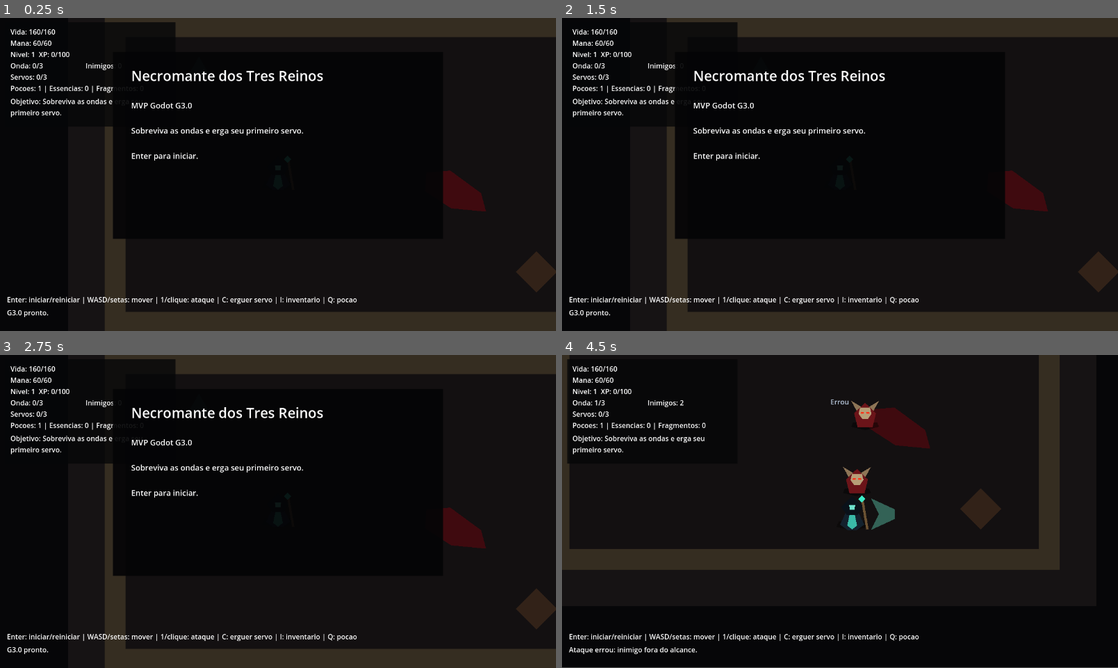
Above: before the commit, frames 1-4 (two rows, left to right).
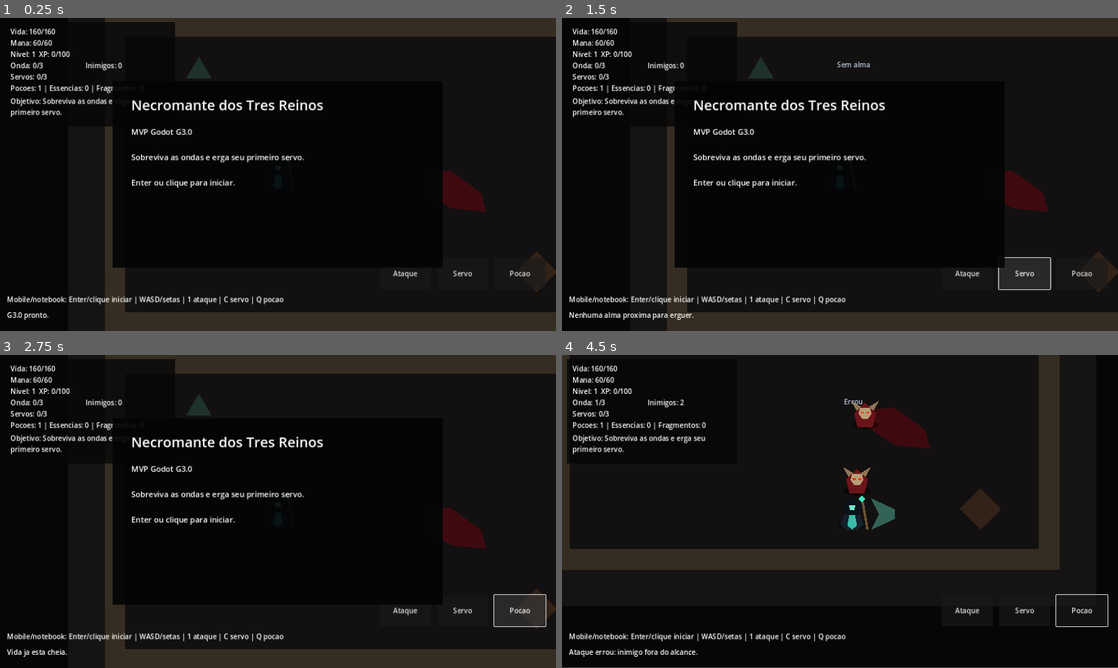
Above: after the commit, the same moments.

Repository: jefbarros/necromante-dos-tres-reinos
Game: Godot game, scene res://scenes/Main.tscn
Two runs of this game, one before a commit and one after it. Both use one fixed random seed, a clock stepped at 60 frames per second and the inputs below.
Inputs (mouse positions are in pixels of both pictures, inside the frame that each line leads up to):
- Up to frame 1 (0.25 s): no input
- Up to frame 2 (1.5 s): click (967, 274) at 0.5 s, where only the run after the commit has a clickable "Ataque"; click (1023, 274) at 1.25 s, where only the run after the commit has a clickable "Servo"
- Up to frame 3 (2.75 s): click (522, 611) at 2 s, where only the run after the commit has a clickable "Pocao"
- Up to frame 4 (4.5 s): tap Enter at 2.75, 2.85, 3.8, 4.35 s; move the mouse to (962, 495) at 2.77 s; hold D (move_right) 2.78-3.53 s; click (962, 495) at 2.92 s; move the mouse to (728, 527) at 3.52 s; hold S (move_down) 3.53-4.28 s; tap 1 (basic_attack) at 3.6 s; click (728, 527) at 3.67 s; move the mouse to (895, 442) at 4.27 s; hold D (move_right) from 4.28 s (still down); click (895, 442) at 4.42 s

The runs differ from the first frame. In frame 1, 4.5% of the frame differs, in the area x 1-96%, y 3-97%; in frame 2, 5.6%; in frame 3, 5.1%; in frame 4, 2.6%.

Commit message:
fix(godot): ajusta responsividade web do MVP G3.0

Diff:
--- a/godot/project.godot
+++ b/godot/project.godot
@@ -13,6 +13,8 @@
 
 window/size/viewport_width=1280
 window/size/viewport_height=720
+window/stretch/mode="canvas_items"
+window/stretch/aspect="expand"
 
 [input]
 
--- a/godot/scenes/HUD.tscn
+++ b/godot/scenes/HUD.tscn
@@ -113,6 +113,38 @@
 offset_bottom = 154.0
 text = "Inventario"
 
+[node name="TouchPanel" type="Control" parent="Root"]
+visible = false
+layout_mode = 0
+offset_left = 874.0
+offset_top = 542.0
+offset_right = 1268.0
+offset_bottom = 626.0
+
+[node name="AttackButton" type="Button" parent="Root/TouchPanel"]
+layout_mode = 0
+offset_left = 0.0
+offset_top = 0.0
+offset_right = 118.0
+offset_bottom = 72.0
+text = "Ataque"
+
+[node name="CaptureButton" type="Button" parent="Root/TouchPanel"]
+layout_mode = 0
+offset_left = 132.0
+offset_top = 0.0
+offset_right = 250.0
+offset_bottom = 72.0
+text = "Servo"
+
+[node name="PotionButton" type="Button" parent="Root/TouchPanel"]
+layout_mode = 0
+offset_left = 264.0
+offset_top = 0.0
+offset_right = 382.0
+offset_bottom = 72.0
+text = "Pocao"
+
 [node name="ControlsLabel" type="Label" parent="Root"]
 layout_mode = 0
 offset_left = 16.0
--- a/godot/scripts/hud.gd
+++ b/godot/scripts/hud.gd
@@ -2,7 +2,12 @@
 
 signal start_requested
 signal restart_requested
-
+signal attack_requested
+signal capture_requested
+signal potion_requested
+
+@onready var root: Control = $Root
+@onready var panel: ColorRect = $Root/Panel
 @onready var health_label: Label = $Root/Panel/HealthLabel
 @onready var mana_label: Label = $Root/Panel/ManaLabel
 @onready var level_label: Label = $Root/Panel/LevelLabel
@@ -19,32 +24,45 @@
 @onready var overlay_body: Label = $Root/Overlay/BodyLabel
 @onready var inventory_panel: ColorRect = $Root/InventoryPanel
 @onready var inventory_panel_label: Label = $Root/InventoryPanel/InventoryPanelLabel
+@onready var touch_panel: Control = $Root/TouchPanel
+@onready var attack_button: Button = $Root/TouchPanel/AttackButton
+@onready var capture_button: Button = $Root/TouchPanel/CaptureButton
+@onready var potion_button: Button = $Root/TouchPanel/PotionButton
 
 var _feedback_tween: Tween
+var _compact_layout := false
 
 
 func _ready() -> void:
-	controls_label.text = "Enter: iniciar/reiniciar | WASD/setas: mover | 1/clique: ataque | C: erguer servo | I: inventario | Q: pocao"
+	controls_label.text = "Enter/clique: iniciar/reiniciar | WASD/setas: mover | 1/clique: ataque | C: servo | I: inventario | Q: pocao"
 	status_label.text = "G3.0 pronto."
+	attack_button.pressed.connect(attack_requested.emit)
+	capture_button.pressed.connect(capture_requested.emit)
+	potion_button.pressed.connect(potion_requested.emit)
+	get_viewport().size_changed.connect(_apply_responsive_layout)
 	set_inventory_visible(false)
+	_apply_responsive_layout()
 
 
 func show_start() -> void:
 	overlay.visible = true
 	overlay_title.text = "Necromante dos Tres Reinos"
-	overlay_body.text = "MVP Godot G3.0\n\nSobreviva as ondas e erga seu primeiro servo.\n\nEnter para iniciar."
+	overlay_body.text = "MVP Godot G3.0\n\nSobreviva as ondas e erga seu primeiro servo.\n\nEnter ou clique para iniciar."
+	_apply_responsive_layout()
 
 
 func show_victory() -> void:
 	overlay.visible = true
 	overlay_title.text = "MVP G3.0 concluido"
-	overlay_body.text = "O necromante ergueu sua primeira tropa.\n\nEnter para reiniciar."
+	overlay_body.text = "O necromante ergueu sua primeira tropa.\n\nEnter ou clique para reiniciar."
+	_apply_responsive_layout()
 
 
 func show_game_over() -> void:
 	overlay.visible = true
 	overlay_title.text = "Derrota"
-	overlay_body.text = "O necromante foi vencido antes de consolidar sua tropa.\n\nEnter para reiniciar."
+	overlay_body.text = "O necromante foi vencido antes de consolidar sua tropa.\n\nEnter ou clique para reiniciar."
+	_apply_responsive_layout()
 
 
 func hide_overlay() -> void:
@@ -117,8 +135,72 @@
 
 func _unhandled_input(event: InputEvent) -> void:
 	if event is InputEventKey and event.pressed and not event.echo and event.keycode == KEY_ENTER:
-		if overlay.visible:
-			if overlay_title.text == "Necromante dos Tres Reinos":
-				start_requested.emit()
-			else:
-				restart_requested.emit()
+		_emit_overlay_action()
+	elif overlay.visible and event is InputEventMouseButton and event.pressed and event.button_index == MOUSE_BUTTON_LEFT:
+		_emit_overlay_action()
+	elif overlay.visible and event is InputEventScreenTouch and event.pressed:
+		_emit_overlay_action()
+
+
+func _emit_overlay_action() -> void:
+	if not overlay.visible:
+		return
+	if overlay_title.text == "Necromante dos Tres Reinos":
+		start_requested.emit()
+	else:
+		restart_requested.emit()
+
+
+func _apply_responsive_layout() -> void:
+	var size := get_viewport().get_visible_rect().size
+	var window_size := Vector2(DisplayServer.window_get_size())
+	var reference_size := window_size if window_size.x > 0.0 and window_size.y > 0.0 else size
+	var compact := reference_size.x < 980.0 or reference_size.y < 560.0
+	var portrait := reference_size.y > reference_size.x
+	_compact_layout = compact or portrait
+
+	var ui_scale := 1.0
+	if portrait:
+		ui_scale = 0.9
+
+	panel.scale = Vector2.ONE * ui_scale
+	panel.position = Vector2(12, 10)
+	panel.size = Vector2(392, 240)
+
+	inventory_panel.scale = Vector2.ONE * ui_scale
+	inventory_panel.size = Vector2(346, 170)
+	inventory_panel.position = Vector2(
+		max(12.0, size.x - inventory_panel.size.x * ui_scale - 12.0),
+		82.0 if not portrait else 258.0
+	)
+
+	controls_label.position = Vector2(16, max(8.0, size.y - 84.0))
+	controls_label.size = Vector2(max(260.0, size.x - 32.0), 28)
+	controls_label.autowrap_mode = TextServer.AUTOWRAP_WORD_SMART
+	status_label.position = Vector2(16, max(34.0, size.y - 48.0))
+	status_label.size = Vector2(max(260.0, size.x - 32.0), 28)
+	status_label.autowrap_mode = TextServer.AUTOWRAP_WORD_SMART
+
+	feedback_label.position = Vector2(max(16.0, size.x * 0.36), 96)
+	feedback_label.size = Vector2(min(420.0, max(220.0, size.x * 0.42)), 36)
+
+	overlay.size = Vector2(min(760.0, max(300.0, size.x - 48.0)), min(430.0, max(250.0, size.y - 72.0)))
+	overlay.position = (size - overlay.size) * 0.5
+	overlay_title.position = Vector2(42, 32)
+	overlay_title.size = Vector2(max(220.0, overlay.size.x - 84.0), 54)
+	overlay_body.position = Vector2(42, 104)
+	overlay_body.size = Vector2(max(220.0, overlay.size.x - 84.0), max(120.0, overlay.size.y - 136.0))
+
+	touch_panel.visible = _compact_layout
+	touch_panel.scale = Vector2.ONE
+	touch_panel.position = Vector2(
+		max(12.0, size.x - 406.0),
+		max(96.0, size.y - 168.0)
+	)
+
+	if portrait:
+		controls_label.text = "Mobile Web experimental: use horizontal. Touch minimo: ataque, servo e pocao."
+	elif _compact_layout:
+		controls_label.text = "Mobile/notebook: Enter/clique iniciar | WASD/setas | 1 ataque | C servo | Q pocao"
+	else:
+		controls_label.text = "Enter/clique: iniciar/reiniciar | WASD/setas: mover | 1/clique: ataque | C: servo | I: inventario | Q: pocao"
--- a/godot/scripts/main.gd
+++ b/godot/scripts/main.gd
@@ -57,6 +57,9 @@
 	player.died.connect(_on_player_died)
 	hud.start_requested.connect(start_run)
 	hud.restart_requested.connect(start_run)
+	hud.attack_requested.connect(player.try_attack)
+	hud.capture_requested.connect(try_raise_servant)
+	hud.potion_requested.connect(use_health_potion)
 	_reset_world()
 	hud.show_start()
 
Not shown, changed: PROJECT_STATUS.md
Not shown, added: docs/godot/G3.0.1_RESPONSIVE_WEB.md
Not shown, changed: docs/godot/G3.0_MVP_COMPLETE.md
Not shown, changed: docs/play-godot/index.html
Not shown, changed: docs/play-godot/index.pck
